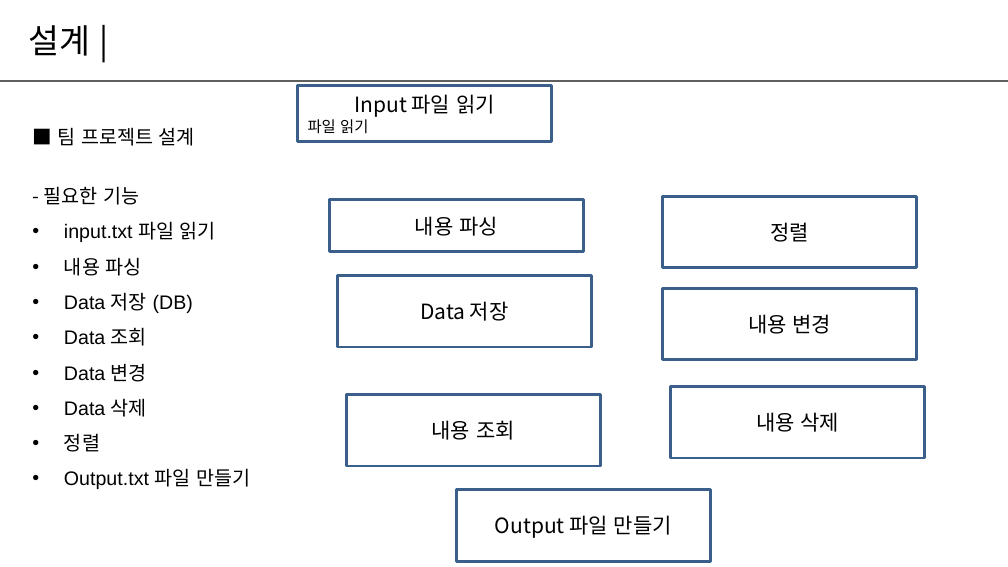
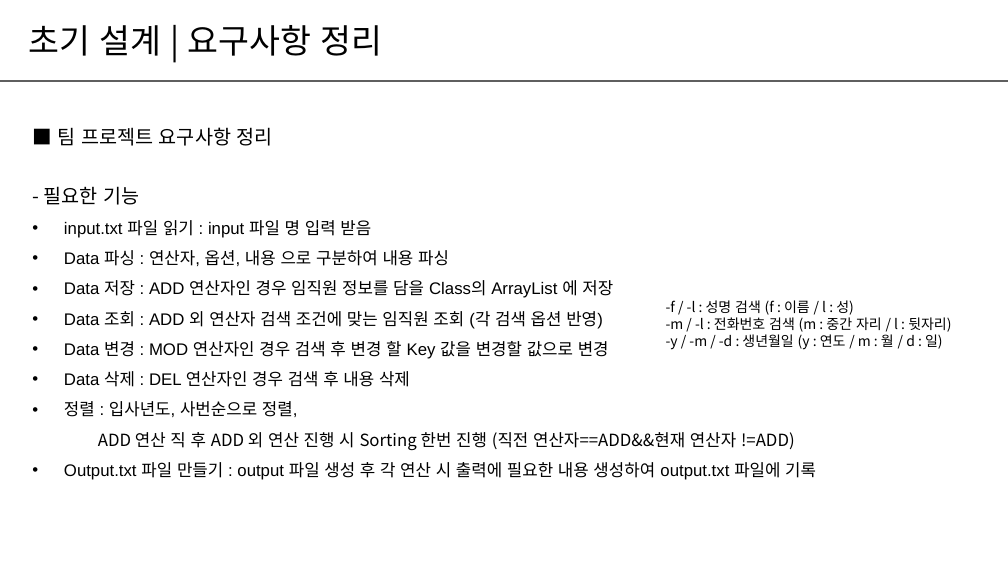
Before and after one commit to Rakjunyang/BeautifulCode, a slide deck: slide 8 of 팀프로젝트＿발표양식_B조.pptx (slide 2 before the commit). Drawn at 1008x567 pixels with LibreOffice and Linux fonts; fonts in the diff are those of the drawing. Boxes give left, top, right and bottom in pixels: in the first picture for what was removed or moved away, otherwise in the second. Text is boxed around its words. In the diff, an @@ line names an element or a change of style, - is before the commit and + after.

```diff
--- a/팀프로젝트＿발표양식_B조.pptx
+++ b/팀프로젝트＿발표양식_B조.pptx
@@ text at box(28, 25, 382, 56): text changed @@
-설계 |
+초기 설계 | 요구사항 정리
@@ rectangle removed at box(297, 86, 551, 141) @@
-Input 파일 읽기
-파일 읽기
@@ text at box(58, 127, 273, 146): text changed @@
-■ 팀 프로젝트 설계
+■ 팀 프로젝트 요구사항 정리
@@ rectangle removed at box(330, 200, 584, 251) @@
-내용 파싱
@@ rectangle removed at box(662, 197, 916, 268) @@
-정렬
@@ text at box(64, 220, 816, 480): text changed; size 14 to 12 pt @@
-• input.txt 파일 읽기
-• 내용 파싱
-• Data 저장 (DB)
-• Data 조회
-• Data 변경
-• Data 삭제
-• 정렬
-• Output.txt 파일 만들기
+• input.txt 파일 읽기 : input 파일 명 입력 받음
+• Data 파싱 : 연산자, 옵션, 내용 으로 구분하여 내용 파싱
+• Data 저장 : ADD 연산자인 경우 임직원 정보를 담을 Class의 ArrayList 에 저장
+• Data 조회 : ADD 외 연산자 검색 조건에 맞는 임직원 조회 (각 검색 옵션 반영)
+• Data 변경 : MOD 연산자인 경우 검색 후 변경 할 Key 값을 변경할 값으로 변경
+• Data 삭제 : DEL 연산자인 경우 검색 후 내용 삭제
+• 정렬 : 입사년도, 사번순으로 정렬,
+ADD 연산 직 후 ADD 외 연산 진행 시 Sorting 한번 진행 (직전 연산자==ADD&&현재 연산자 !=ADD)
+• Output.txt 파일 만들기 : output 파일 생성 후 각 연산 시 출력에 필요한 내용 생성하여 output.txt 파일에 기록
@@ rectangle removed at box(338, 275, 592, 347) @@
-Data 저장
@@ rectangle removed at box(662, 288, 916, 360) @@
-내용 변경
@@ text added at box(666, 300, 951, 350), 10 pt, text #000000 @@
+-f / -l : 성명 검색 (f : 이름 / l : 성)
+-m / -l : 전화번호 검색 (m : 중간 자리 / l : 뒷자리)
+-y / -m / -d : 생년월일 (y : 연도 / m : 월 / d : 일)
@@ rectangle removed at box(670, 387, 924, 459) @@
-내용 삭제
@@ rectangle removed at box(346, 394, 600, 466) @@
-내용 조회
@@ rectangle removed at box(457, 490, 711, 561) @@
-Output 파일 만들기
```
Also in this commit, not shown: 2 other slides changed, 7 slides added, 8 slides removed.
